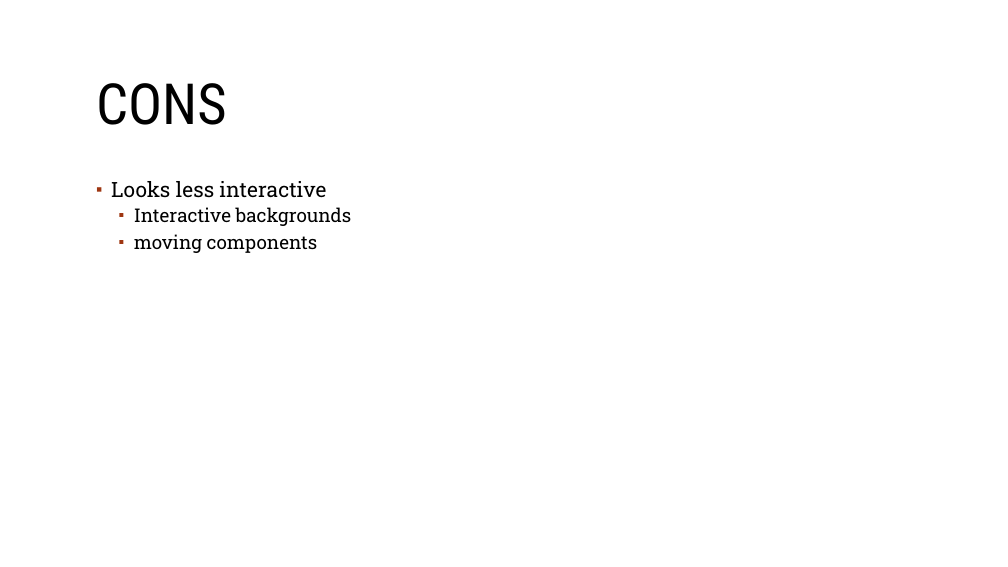
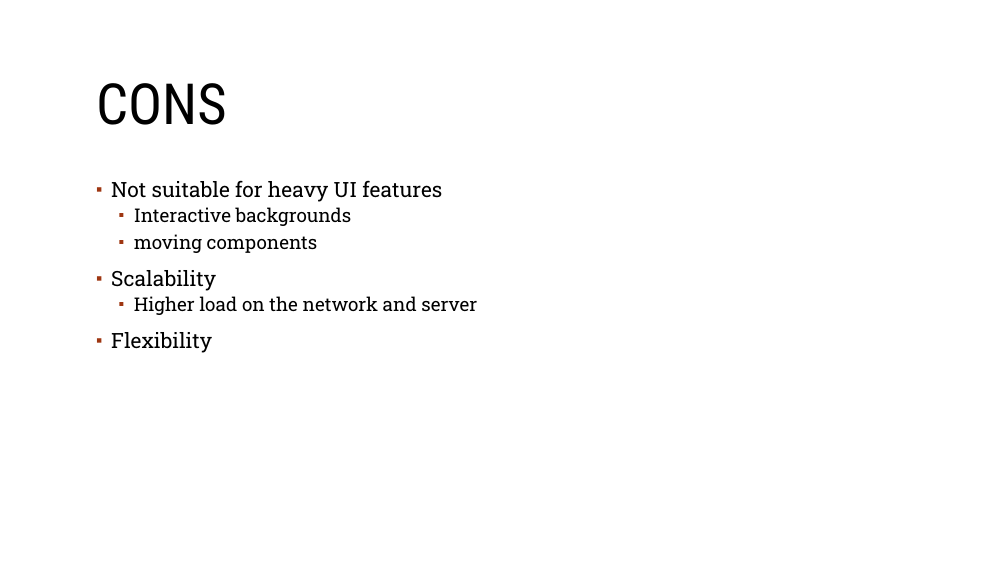
Before and after one commit to sebivenlo/Vaadin-workshop, a slide deck: slide 32 of Documentation/Frontend-technologies.odp (slide 31 before the commit). Drawn at 1008x567 pixels with LibreOffice and Linux fonts; fonts in the diff are those of the drawing; background and template pictures are left out. Boxes give left, top, right and bottom in pixels: in the first picture for what was removed or moved away, otherwise in the second. Text is boxed around its words. In the diff, an @@ line names an element or a change of style, - is before the commit and + after.

Commit message:
small change

```diff
--- a/Documentation/Frontend-technologies.odp
+++ b/Documentation/Frontend-technologies.odp
@@ text at (111, 180, 442, 202): text changed @@
-▪ Looks less interactive
+▪ Not suitable for heavy UI features
@@ text at (111, 270, 477, 353): paragraphs added @@
+▪ Scalability
+  ▪ Higher load on the network and server
+▪ Flexibility
```
Also in this commit, not shown: 6 other slides changed, 2 slides added, 1 slide removed.
